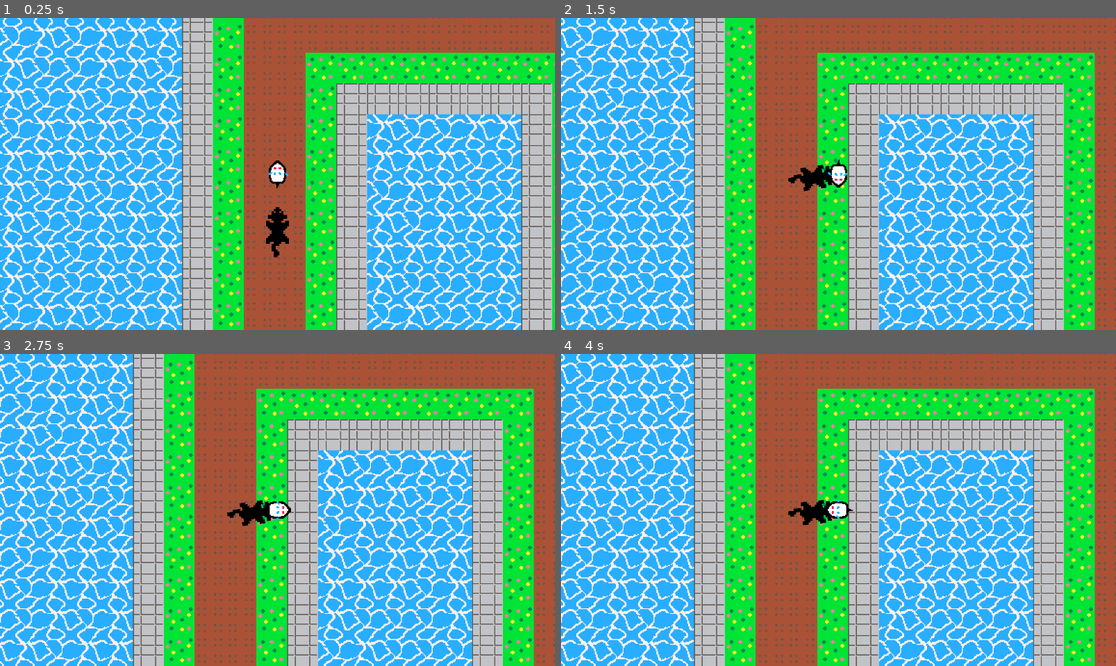
Above: before the commit, frames 1-4 (two rows, left to right).
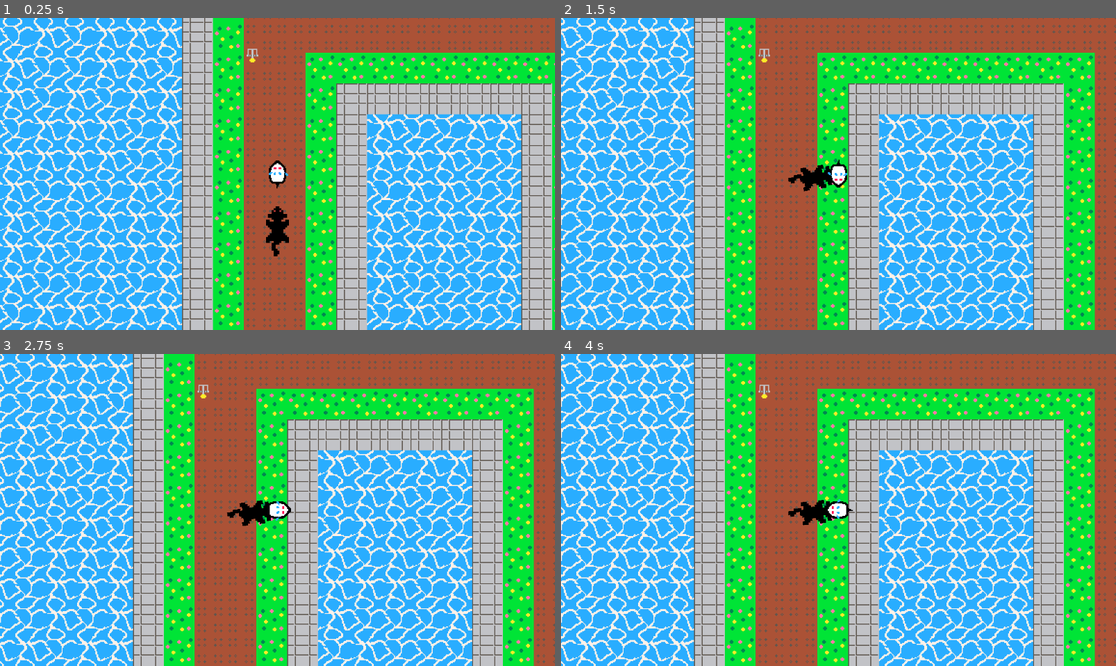
Above: after the commit, the same moments.

Repository: manoelcl/Pawpursuit
Game: Godot game, scene res://scenes/scene.tscn
Same seed, same stepped clock (60 frames per second), same inputs: the game is played once before the commit and once after it.
Inputs:
- Up to frame 1 (0.25 s): no input
- Up to frame 2 (1.5 s): hold Right (ui_right) 0.53-1.28 s; hold Down (ui_down) from 1.28 s (still down)
- Up to frame 3 (2.75 s): release Down (ui_down) at 2.03 s; hold Right (ui_right) from 2.03 s (still down)
- Up to frame 4 (4 s): release Right (ui_right) at 2.78 s; hold Up (ui_up) 2.78-3.53 s; hold Left (ui_left) from 3.53 s (still down)

The runs differ from the first frame. In frame 1, 0.2% of the frame differs, in the area x 44-53%, y 9-77%; in frame 2, less than 0.1%; in frame 3, less than 0.1%; in frame 4, less than 0.1%.

Commit message:
trampas
poner un tileset nuevo para tramas

Diff:
--- a/scenes/scene.tscn
+++ b/scenes/scene.tscn
@@ -1,10 +1,11 @@
-[gd_scene load_steps=8 format=3 uid="uid://b2jntu7o5e2qf"]
+[gd_scene load_steps=10 format=3 uid="uid://b2jntu7o5e2qf"]
 
 [ext_resource type="PackedScene" uid="uid://b6wtnlei6dj3d" path="res://player/player.tscn" id="1_bl25o"]
 [ext_resource type="PackedScene" uid="uid://bdqhftaatdhjl" path="res://enemies/cat.tscn" id="2_6p3hb"]
 [ext_resource type="Script" path="res://scripts/cameraMovement.gd" id="2_key0g"]
 [ext_resource type="Texture2D" uid="uid://7n6pcchtiyvj" path="res://sprites/tiles-background-Sheet.png" id="4_d31cn"]
 [ext_resource type="Texture2D" uid="uid://bw6yb15bdhx1d" path="res://sprites/gameover.png" id="5_wl4yh"]
+[ext_resource type="Texture2D" uid="uid://ma1mclm2h2qf" path="res://sprites/mouse-trap.png" id="6_mxavk"]
 
 [sub_resource type="TileSetAtlasSource" id="TileSetAtlasSource_ukosr"]
 texture = ExtResource("4_d31cn")
@@ -31,6 +32,9 @@
 physics_layer_0/collision_layer = 1
 sources/0 = SubResource("TileSetAtlasSource_ukosr")
 
+[sub_resource type="RectangleShape2D" id="RectangleShape2D_hic4t"]
+size = Vector2(10, 11)
+
 [node name="World" type="Node2D"]
 
 [node name="Player" parent="." instance=ExtResource("1_bl25o")]
@@ -43,7 +47,7 @@
 
 [node name="CAT" parent="." instance=ExtResource("2_6p3hb")]
 z_index = 1
-position = Vector2(579, 356)
+position = Vector2(579, 355)
 scale = Vector2(2, 2)
 
 [node name="TileMap" type="TileMap" parent="."]
@@ -61,3 +65,15 @@
 position = Vector2(579, 255)
 scale = Vector2(5.875, 5.875)
 texture = ExtResource("5_wl4yh")
+
+[node name="Node" type="Node" parent="."]
+
+[node name="trampa" type="Sprite2D" parent="Node"]
+position = Vector2(553, 131)
+texture = ExtResource("6_mxavk")
+
+[node name="Area2D" type="Area2D" parent="Node"]
+position = Vector2(553, 131.5)
+
+[node name="CollisionShape2D" type="CollisionShape2D" parent="Node/Area2D"]
+shape = SubResource("RectangleShape2D_hic4t")
